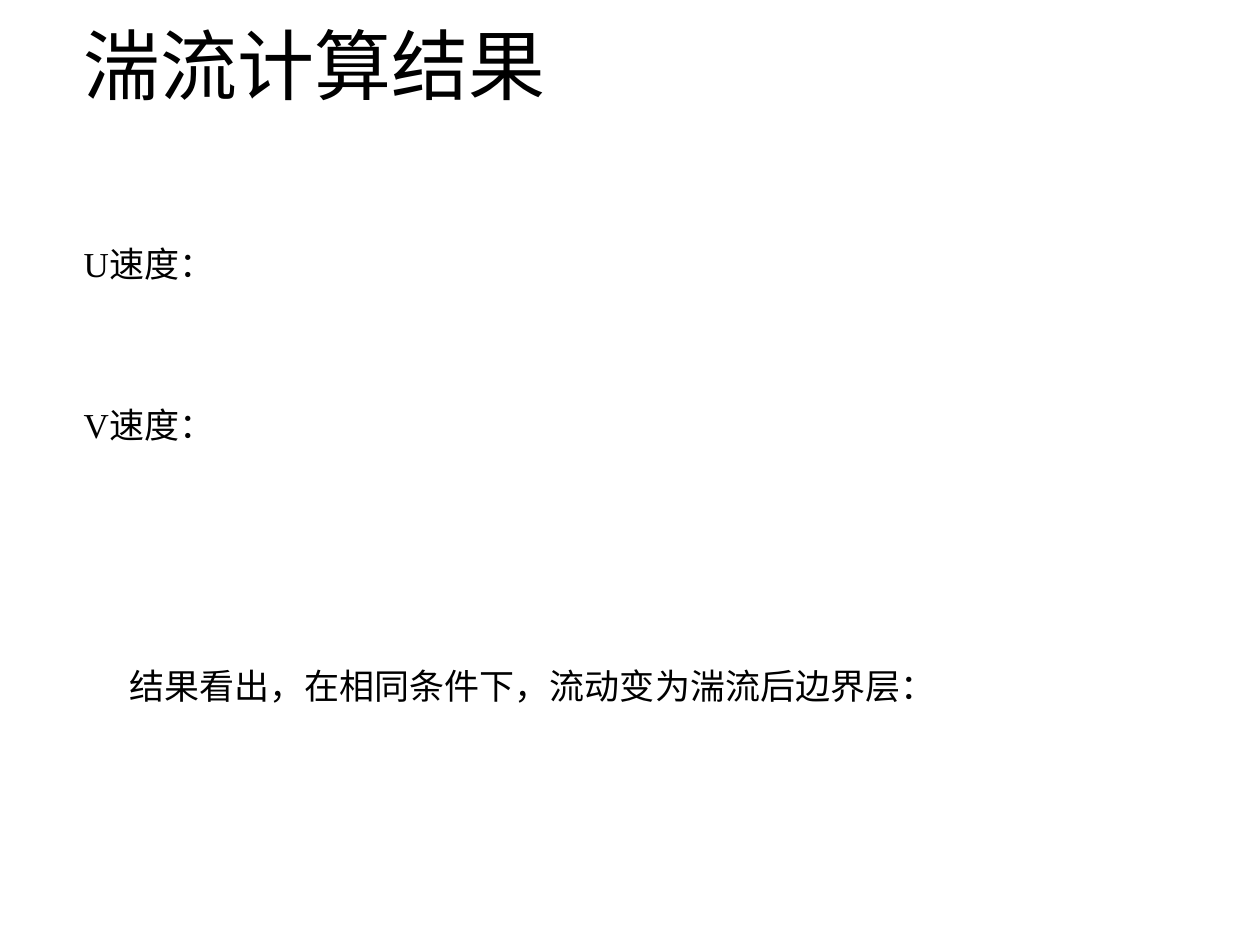
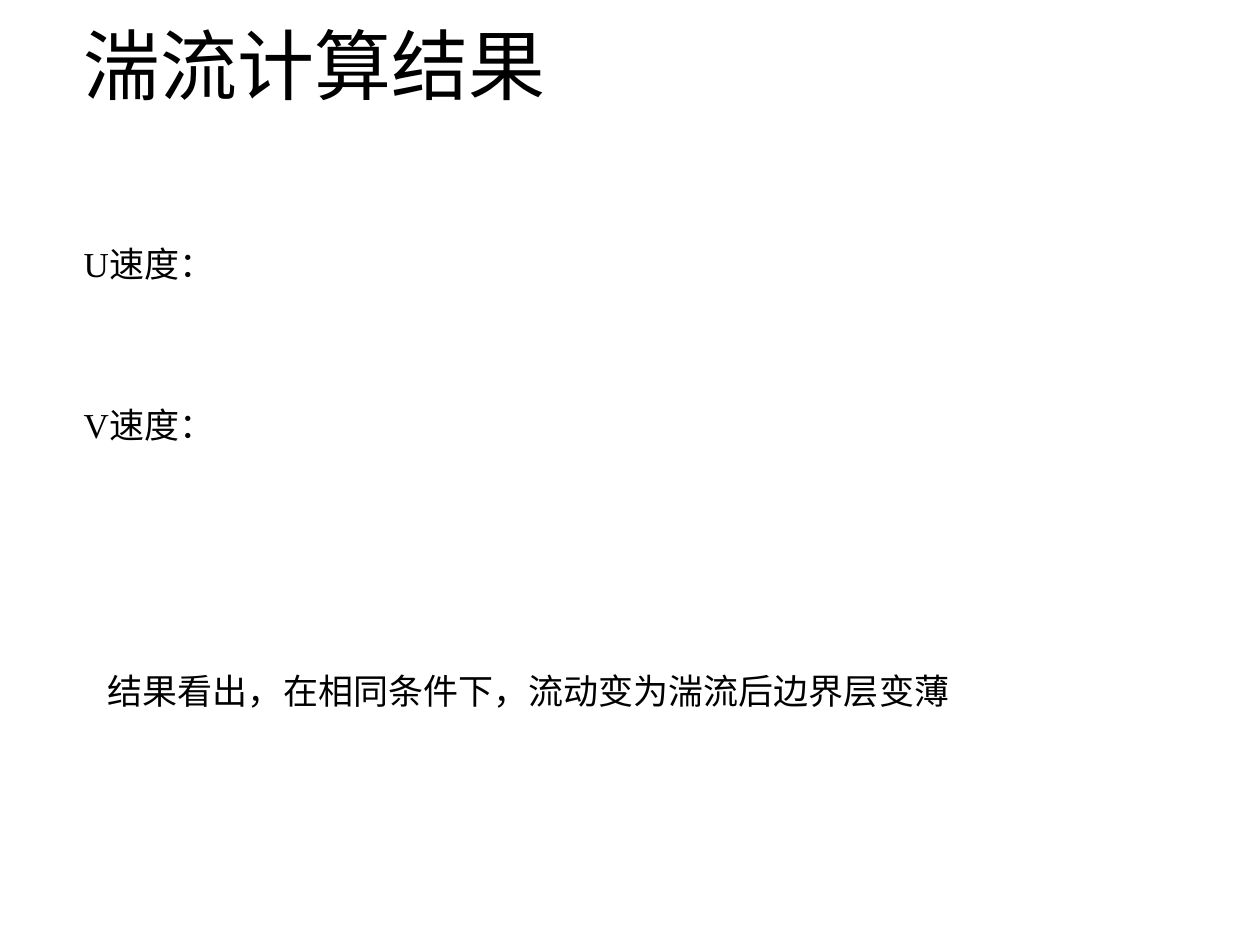
Before and after one commit to hohiroki/homework, a slide deck: slide 14 of NO1/NO1.pptx. Drawn at 1260x945 pixels with LibreOffice and Linux fonts; fonts in the diff are those of the drawing. Boxes give left, top, right and bottom in pixels: in the first picture for what was removed or moved away, otherwise in the second. Text is boxed around its words. In the diff, an @@ line names an element or a change of style, - is before the commit and + after.

```diff
--- a/NO1/NO1.pptx
+++ b/NO1/NO1.pptx
@@ text at bbox=[108, 674, 949, 708]: text changed @@
-结果看出，在相同条件下，流动变为湍流后边界层：
+结果看出，在相同条件下，流动变为湍流后边界层变薄
```
Also in this commit, not shown: 6 other slides changed, 15 other files.
